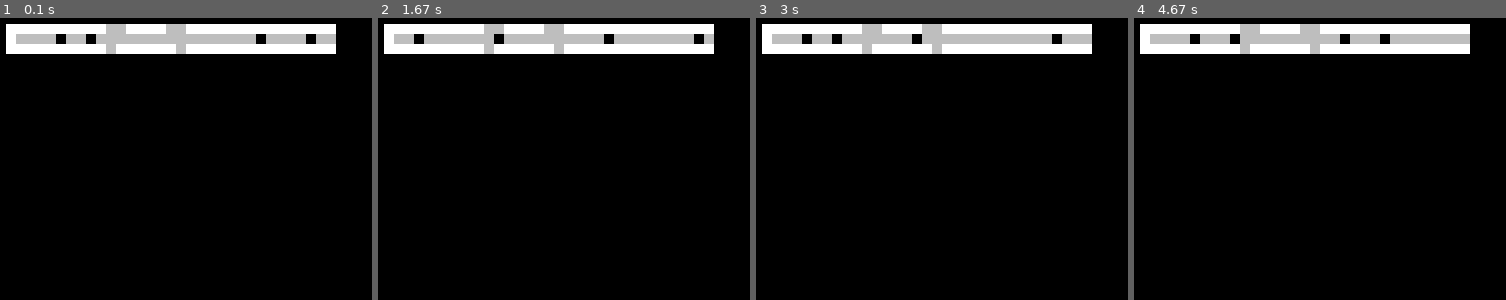
Above: before the commit, frames 1-4 (left to right).
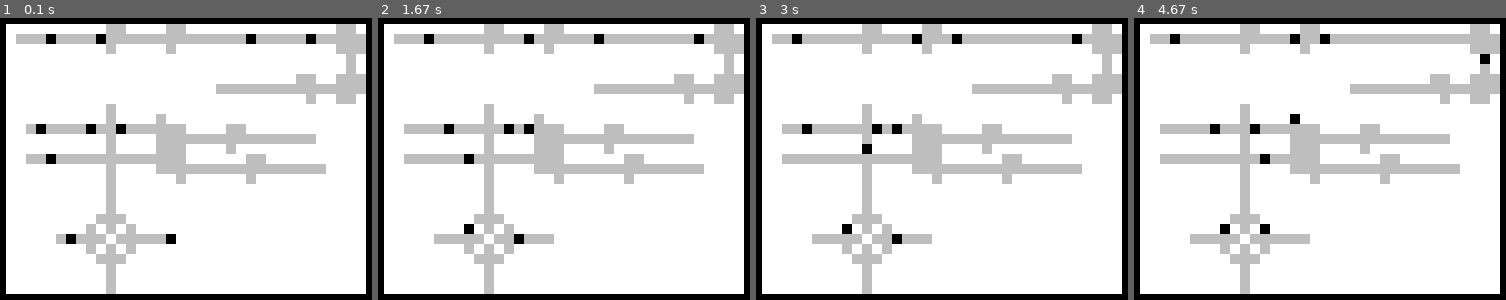
Above: after the commit, the same moments.

Repository: timo/brownomat
Game: pygame game, started from pygamefe.py
Two runs of this game, one before a commit and one after it. Both use one fixed random seed, a clock stepped at 60 frames per second and the inputs below. The source is Python 2; it was converted automatically to run under Python 3.
Inputs:
- Up to frame 1 (0.1 s): no input
- Up to frame 2 (1.67 s): no input
- Up to frame 3 (3 s): no input
- Up to frame 4 (4.67 s): no input

The runs differ from the first frame. In frame 1, 83% of the frame differs, in the area x 1-99%, y 2-98%; in frame 2, 83%; in frame 3, 83%; in frame 4, 83%.

Commit message:
fixed and breaked things.

Diff:
--- a/field.py
+++ b/field.py
@@ -27,13 +27,19 @@
     reflect = False
     rotate = False
 
+    if pos in sis:
+        # never operate on the field that a signal is in.
+        return None
+
     same = pos in fs
     ud = u(pos) in fs and d(pos) in fs
     lr = l(pos) in fs and r(pos) in fs
+    uod = u(pos) in fs or d(pos) in fs
+    lor = l(pos) in fs or r(pos) in fs
     # determine our own type
     if same:
         # line?
-        if ud ^ lr:
+        if (ud and not lor) or (lr and not uod):
             # we have a line.
             absorb = True
         elif ud and lr:
@@ -54,16 +60,17 @@
     signum = sum([f(pos) in sis for f in [u, d, l, r]])
     signals = [f(pos) for f in [u, d, l, r] if f(pos) in sis]
     reflected = [f(pos) for f, g
-                 in [(u, d), (d, u), (l, r), (r, l)]
+                 in [(u, l), (d, r), (l, d), (r, u)]
                  if g(pos) in sis]
 
     if absorb and signum == 1:
         # remove the found signal and replace it with our current position
-        return ([signals[0]], [pos])
+        return ([signals[0]], [pos], absorb, signum)
     elif reflect and signum == 1:
-        return ([signals[0]], [reflected[0]])
+        return ([signals[0]], [reflected[0]], reflect, signum)
     elif rotate and signum == 2:
-        return ([signals[i] for i in range(2)], [reflected[i] for i in range(2)])
+        print "rotate was true!"
+        return ([signals[i] for i in range(2)], [reflected[i] for i in range(2)], rotate, signum)
 
 class Field(object):
     fieldset = frozenset()
@@ -102,9 +109,9 @@
         self.fieldset = frozenset(fieldelems)
 
     def step(self, steps=1):
-        print "\n".join(field_to_stringlist(self.bounds, self.fieldset, self.signals))
-        print
-        print
+        #print "\n".join(field_to_stringlist(self.bounds, self.fieldset, self.signals))
+        #print
+        #print
         overflow = 0
         while steps > 0 and overflow < 1000:
             signal = choice(self.signals)
@@ -120,10 +127,22 @@
                 steps -= 1
             action = choice(possibilities)
 
+            before_count = len(self.signals)
+
             self.signals = set(self.signals) - frozenset(action[0])
             self.signals = self.signals | frozenset(action[1])
             self.signals = list(self.signals)
 
+            after_count = len(self.signals)
+
+            if after_count != before_count:
+                print "\n".join(field_to_stringlist(self.bounds, self.fieldset, self.signals))
+                print
+                print action
+                raise Exception("this action just changed the number of signals.")
+
+
+            action = action[:2]
             for renderer in self.renderers:
                 renderer.add_actions(*action)
 
--- a/pygamefe.py
+++ b/pygamefe.py
@@ -1,6 +1,7 @@
 #!/usr/bin/env/python
 import pygame
 import field
+from time import sleep
 
 class PyGameSurfaceRenderer(field.RendererBase):
     bgcol = pygame.Color("white")
@@ -60,10 +61,33 @@
         self.nice_redraw = False
 
 testfielddata = """
-          __    __
- __O____O______________O______O__
-          _      _
-
+          __    __               __
+ __O____O______________O______O_____
+          _     _                ___
+                                  _
+                                  _
+                             __  ___
+                     _______________
+                              _  __
+          _
+          _    _
+  _O___O___O______    __
+          _    ________________
+          _    ___    _
+  _O______________      __
+          _    _________________
+          _      _      _
+          _
+          _
+          _
+         ___
+        _ _ _
+     O____ _____O
+        _ _ _
+         ___
+          _
+          _
+          _
 
 """
 
@@ -88,6 +112,7 @@
                 self.screen.blit(self.renderer.resultsurf, (20, 20))
 
             pygame.display.flip()
+            #sleep(0.001)
 
 
 if __name__ == "__main__":
